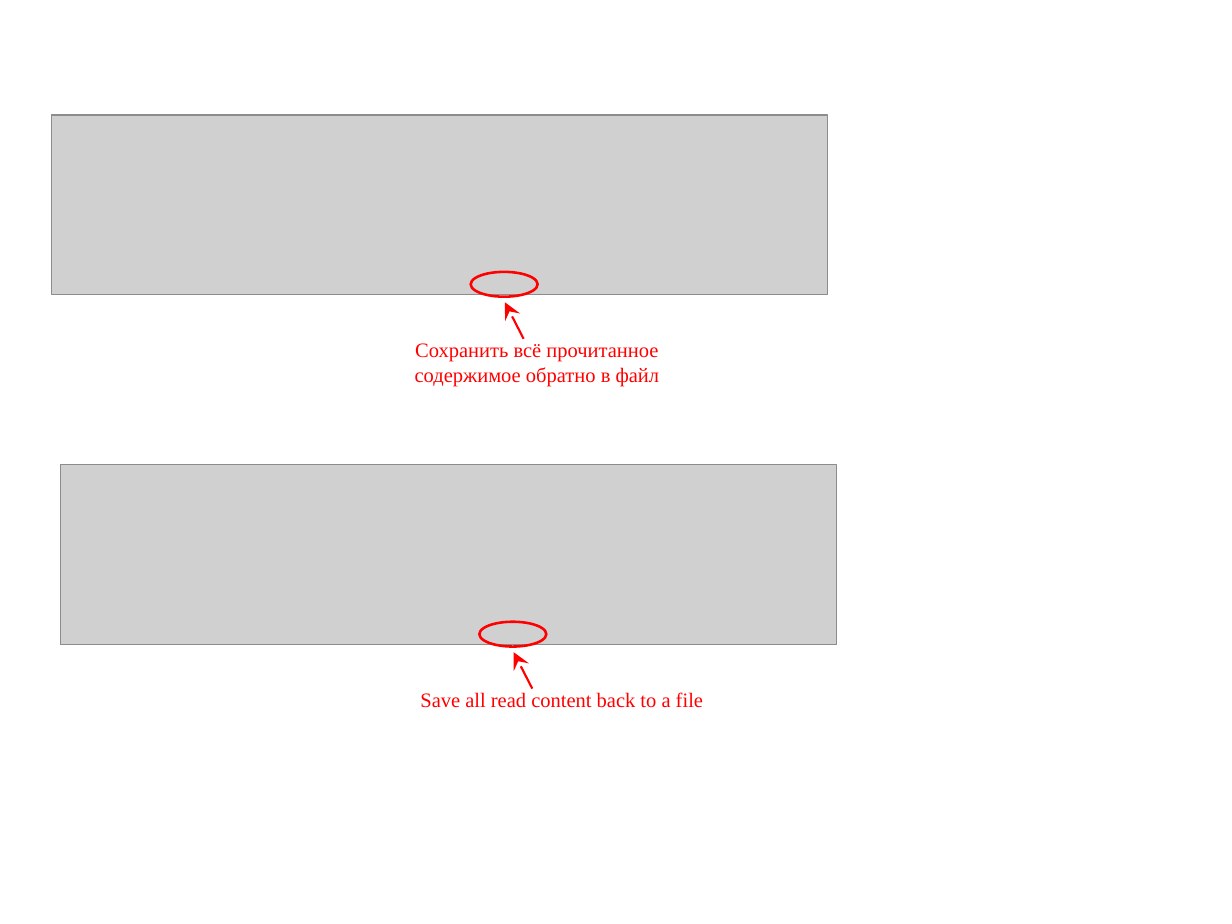
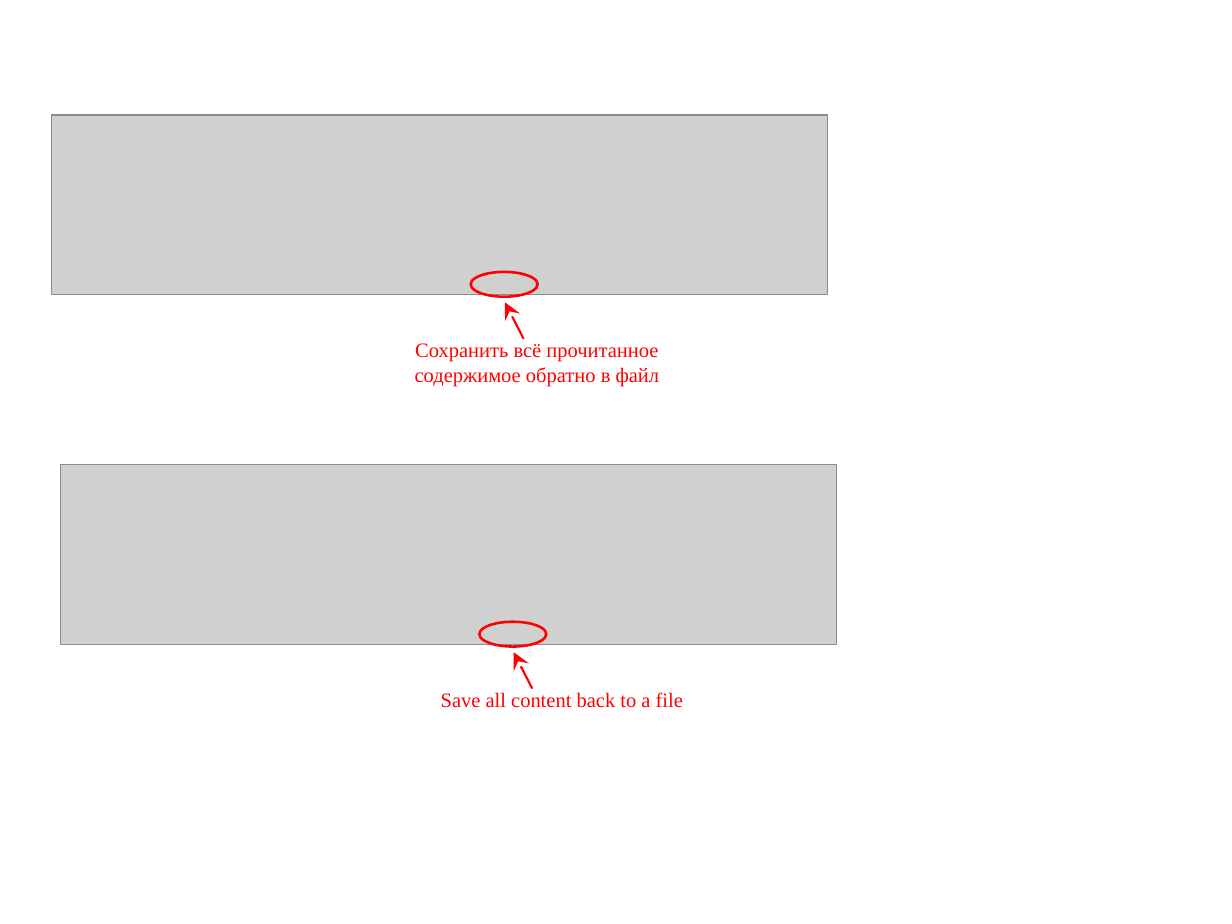
Before and after one commit to svech/Multifitting, a slide deck: slide 33 of manual/Pictures 2.0.pptx. Drawn at 1232x924 pixels with LibreOffice and Linux fonts; fonts in the diff are those of the drawing; grey boxes stand for pictures. Boxes give left, top, right and bottom in pixels: in the first picture for what was removed or moved away, otherwise in the second. Text is boxed around its words. In the diff, an @@ line names an element or a change of style, - is before the commit and + after.

```diff
--- a/manual/Pictures 2.0.pptx
+++ b/manual/Pictures 2.0.pptx
@@ text at (441, 692, 683, 708): text changed @@
-Save all read content back to a file
+Save all content back to a file
```
Also in this commit, not shown: 5 other files.
